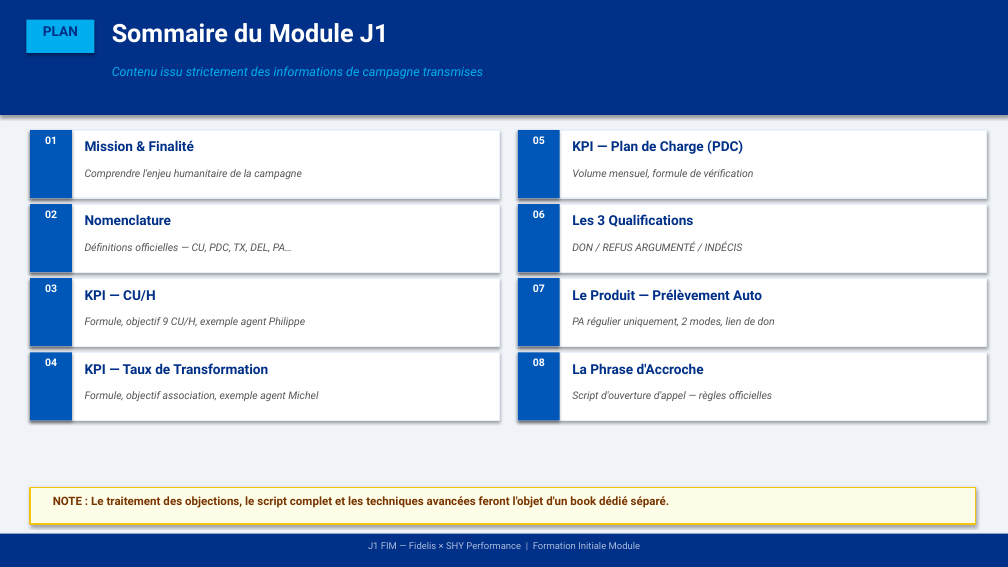
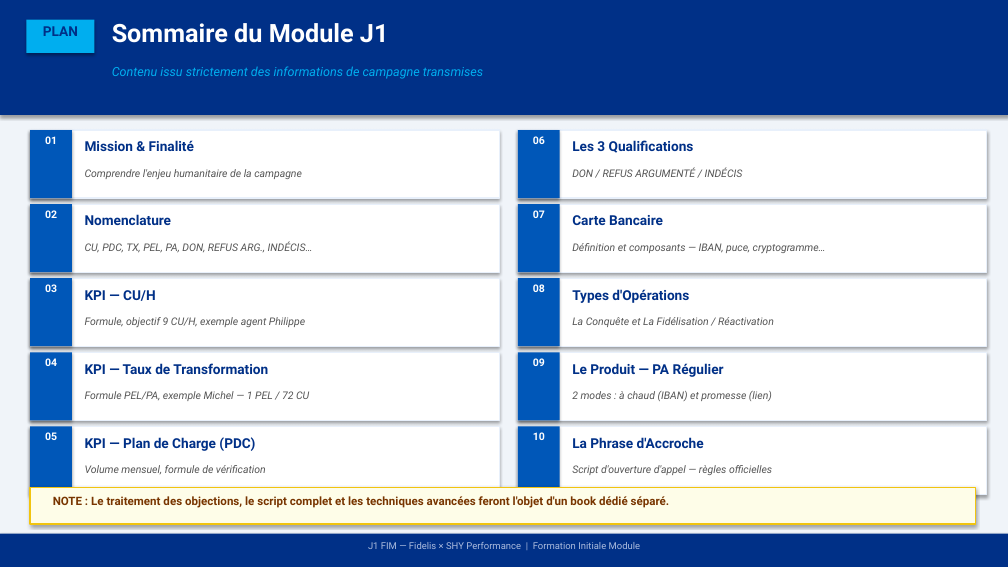
Before and after one commit to madsenfatou-code/fatou, a slide deck: slide 2 of J1_FIM_Fidelis_Formation.pptx. Drawn at 1008x567 pixels with LibreOffice and Linux fonts; fonts in the diff are those of the drawing. Boxes give left, top, right and bottom in pixels: in the first picture for what was removed or moved away, otherwise in the second. Text is boxed around its words. In the diff, an @@ line names an element or a change of style, - is before the commit and + after.

```diff
--- a/J1_FIM_Fidelis_Formation.pptx
+++ b/J1_FIM_Fidelis_Formation.pptx
@@ text added at (572,215,663,225), 13 pt, text #003087, bold @@
+Carte Bancaire
@@ text at (85,242,313,253): text changed @@
-Définitions officielles — CU, PDC, TX, DEL, PA…
+CU, PDC, TX, PEL, PA, DON, REFUS ARG., INDÉCIS…
@@ text added at (572,243,826,253), 10 pt, text #555555, italic @@
+Définition et composants — IBAN, puce, cryptogramme…
@@ 5 texts: place and size @@
-5 texts at (533,210,743,366)
+5 texts at (533,136,743,292)
@@ text added at (572,289,689,303), 13 pt, text #003087, bold @@
+Types d'Opérations
@@ text at (572,317,774,327): text changed @@
-PA régulier uniquement, 2 modes, lien de don
+La Conquête et La Fidélisation / Réactivation
@@ text at (572,363,724,377): text changed @@
-Le Produit — Prélèvement Auto
+Le Produit — PA Régulier
@@ text at (85,391,309,401): text changed @@
-Formule, objectif association, exemple agent Michel
+Formule PEL/PA, exemple Michel — 1 PEL / 72 CU
@@ text added at (572,391,772,401), 10 pt, text #555555, italic @@
+2 modes : à chaud (IBAN) et promesse (lien)
@@ rectangle added at (30,426,499,495), fill #FFFFFF, outline #E8F0FB 1 pt @@
@@ rectangle added at (30,426,72,495), fill #0057B8 @@
@@ rectangle added at (518,426,987,495), fill #FFFFFF, outline #E8F0FB 1 pt @@
@@ rectangle added at (518,426,560,495), fill #0057B8 @@
@@ text added at (533,432,545,440), 10 pt, text #FFFFFF, bold @@
+10
@@ text "La Phrase d'Accroche": place and size @@
-text "La Phrase d'Accroche" at (572,363,704,374)
+text "La Phrase d'Accroche" at (572,437,704,448)
@@ 3 texts: place and size @@
-3 texts at (533,136,754,179)
+3 texts at (45,432,266,474)
@@ text "Script d'ouverture d'appel — règles ...": place and size @@
-text "Script d'ouverture d'appel — règles ..." at (572,391,772,401)
+text "Script d'ouverture d'appel — règles ..." at (572,465,772,475)
```
Also in this commit, not shown: 6 other slides changed, 3 slides added, 1 other file.
